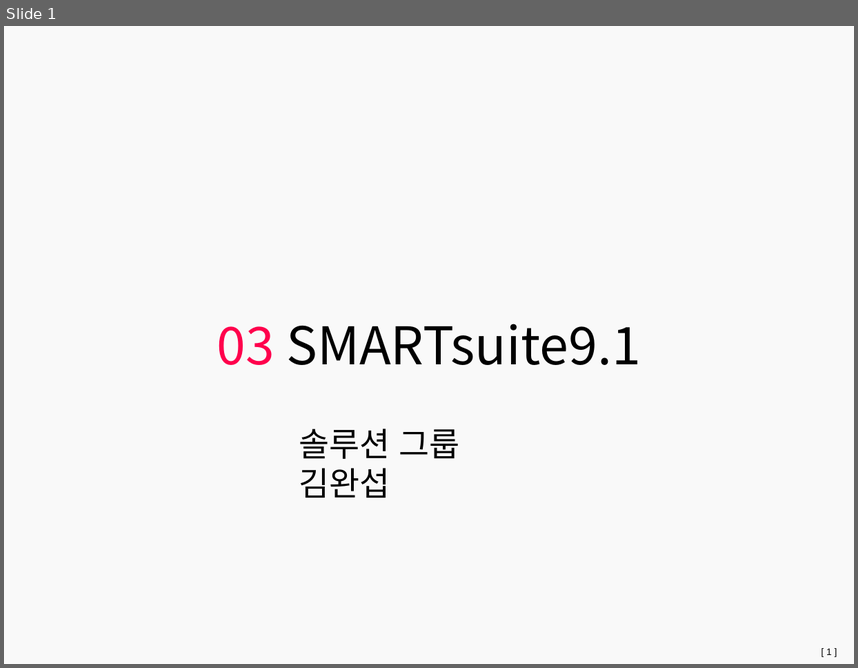
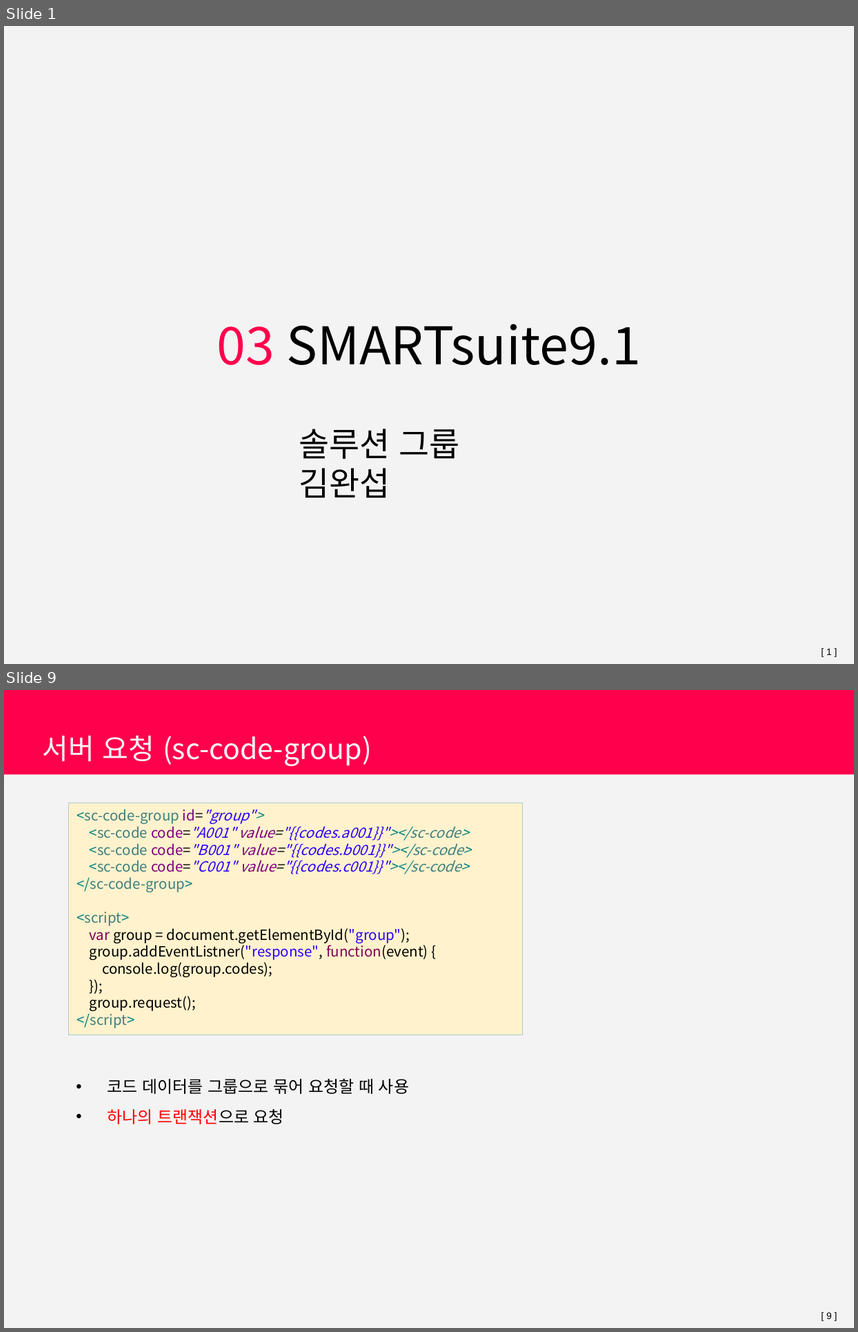
Before and after one commit to wasa-bee/smartsuite9.1_video_edu, a slide deck: 03 SMARTsuite9.1.pptx. Shown one above the other, each under a label of ours: slide 1 before the commit, slides 1 and 9 after it; the slides between them are not shown. The pictures are 858x668 and 858x1332 pixels, drawn with LibreOffice and Linux fonts; fonts in the diff are those of the drawing; background and template pictures are left out. Boxes give left, top, right and bottom in pixels: in the first picture for what was removed or moved away, otherwise in the second. Text is boxed around its words. In the diff, an @@ line names an element or a change of style, - is before the commit and + after.

```diff
--- a/03 SMARTsuite9.1.pptx
+++ b/03 SMARTsuite9.1.pptx
@@ slide 9 added at [4, 690, 854, 1328], background #F3F3F3; not listed: 1 template element that a slide beside it also shows @@
@@ rectangle added at [4, 690, 854, 774], fill #FF004C @@
@@ text added at [43, 736, 372, 766], 24 pt, text #F9F9F9 @@
+서버 요청 (sc-code-group)
@@ rectangle added at [69, 802, 524, 1034], fill #FFF2CD, outline #ABCDCC 0.75 pt, 12 pt, text #000000 @@
+<sc-code-group id="group">
+<sc-code code="A001" value="{{codes.a001}}"></sc-code>
+<sc-code code="B001" value="{{codes.b001}}"></sc-code>
+<sc-code code="C001" value="{{codes.c001}}"></sc-code>
+</sc-code-group>
+<script>
+var group = document.getElementById("group");
+group.addEventListner("response", function(event) {
+console.log(group.codes);
+});
+group.request();
+</script>
@@ text added at [107, 1078, 409, 1124], 14 pt, text #000000 @@
+• 코드 데이터를 그룹으로 묶어 요청할 때 사용
+• 하나의 트랜잭션으로 요청
```
Also in this commit, not shown: 2 other slides changed, 12 other slides added, 6 slides removed, 2 other files.
